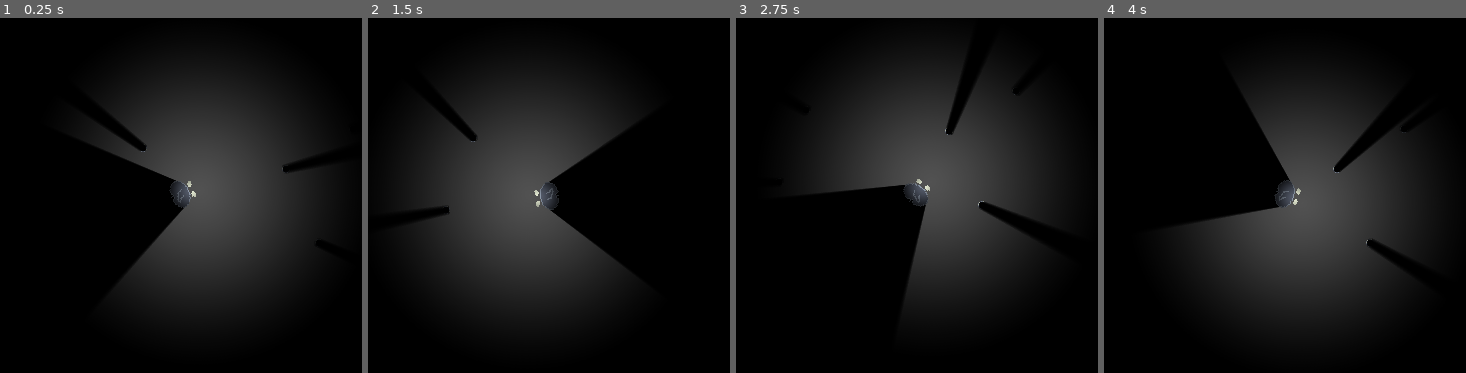
Above: before the commit, frames 1-4 (left to right).
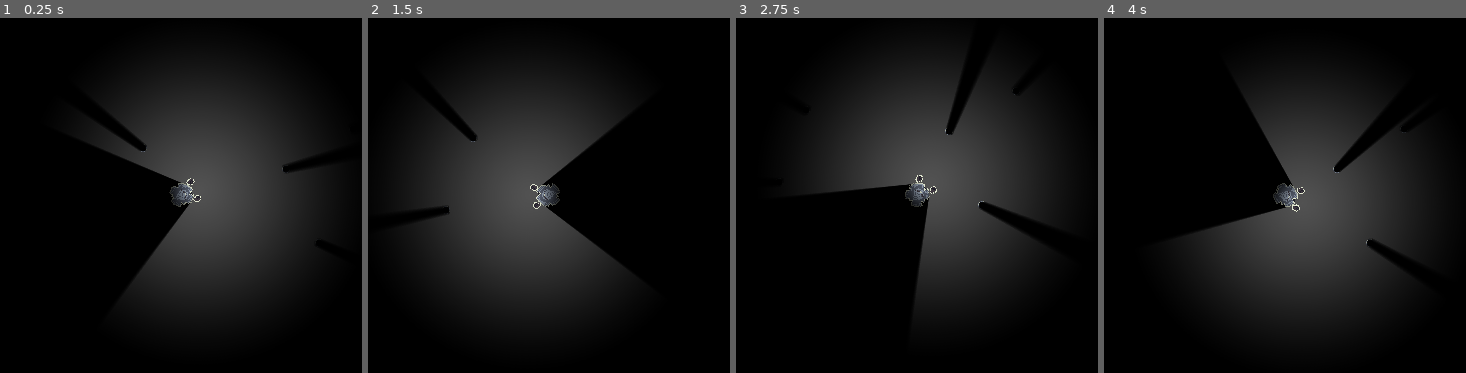
Above: after the commit, the same moments.

Repository: shamotte/PSJ15
Game: Godot game, scene res://adventure/scenes/world.tscn
Same seed, same stepped clock (60 frames per second), same inputs: the game is played once before the commit and once after it. This scene is started directly instead of the project's main scene.
Inputs (mouse positions are in pixels of both pictures, inside the frame that each line leads up to):
- Up to frame 1 (0.25 s): no input
- Up to frame 2 (1.5 s): tap Enter at 0.5 s; move the mouse to (690, 177) at 0.52 s; hold Right (ui_right) 0.53-1.28 s; click (690, 177) at 0.6 s; move the mouse to (422, 213) at 1.27 s; hold Down (ui_down) from 1.28 s (still down); click (422, 213) at 1.35 s
- Up to frame 3 (2.75 s): move the mouse to (982, 117) at 2.02 s; release Down (ui_down) at 2.03 s; hold Right (ui_right) from 2.03 s (still down); click (982, 117) at 2.1 s
- Up to frame 4 (4 s): move the mouse to (1252, 266) at 2.77 s; release Right (ui_right) at 2.78 s; hold Up (ui_up) 2.78-3.53 s; click (1252, 266) at 2.85 s; move the mouse to (outside the picture) at 3.52 s; hold Left (ui_left) from 3.53 s (still down); click (outside the picture) at 3.6 s

The runs differ from the first frame. In frame 1, 0.7% of the frame differs, in the area x 33-56%, y 45-75%; in frame 2, 0.7%; in frame 3, 0.7%, in the area x 46-56%, y 44-79%; in frame 4, 0.7%.

Commit message:
Player character Animation

Diff:
--- /dev/null
+++ b/adventure/components/comp_animator.tscn
@@ -0,0 +1,19 @@
+[gd_scene load_steps=2 format=3 uid="uid://dodxsjdcf827i"]
+
+[sub_resource type="GDScript" id="GDScript_2ole3"]
+script/source = "extends Node2D
+
+@export var animation_player : Node
+
+# Called when the node enters the scene tree for the first time.
+func _ready():
+	animation_player.play(\"idle\")
+
+
+# Called every frame. 'delta' is the elapsed time since the previous frame.
+func _process(delta):
+	pass
+"
+
+[node name="CompAnimator" type="Node2D"]
+script = SubResource("GDScript_2ole3")
--- a/adventure/objects/character.tscn
+++ b/adventure/objects/character.tscn
@@ -1,13 +1,14 @@
-[gd_scene load_steps=7 format=3 uid="uid://dulcf8h1hbabn"]
+[gd_scene load_steps=12 format=3 uid="uid://dulcf8h1hbabn"]
 
 [ext_resource type="Script" path="res://adventure/scripts/character.gd" id="1_0ax45"]
-[ext_resource type="Texture2D" uid="uid://dwh7ujjk3f25g" path="res://adventure/sprites/rizzard.png" id="2_50jv0"]
+[ext_resource type="Texture2D" uid="uid://cbmrkxk1xa53j" path="res://adventure/sprites/leather_hand2.png" id="2_1cqtu"]
+[ext_resource type="Texture2D" uid="uid://dyeih6h3xvi14" path="res://adventure/sprites/rizzard2.png" id="3_u1jc7"]
 
 [sub_resource type="CircleShape2D" id="CircleShape2D_gx2d2"]
 radius = 8.0
 
 [sub_resource type="OccluderPolygon2D" id="OccluderPolygon2D_3e8mx"]
-polygon = PackedVector2Array(5, -10, 7, -6, 8, -4, 8, 2, 7, 4, 6, 7, 5, 8, 4, 10, 2, 11, 0, 12, -3, 11, -5, 10, -6, 8, -7, 7, -8, 4, -8, 2, -7, 1, -6, 0, -6, -1, -7, -2, -7, -4, -8, -7, -7, -9, -6, -10, -5, -12, -3, -13, -1, -14, 2, -13, 4, -12)
+polygon = PackedVector2Array(6, -10, 9, -7, 12, -4, 11, 2, 11, 6, 9, 8, 7, 10, 4, 11, 2, 11, 0, 11, -3, 10, -5, 11, -7, 9, -9, 7, -11, 4, -11, 2, -10, 1, -8, 0, -8, -1, -9, -2, -8, -4, -9, -7, -7, -9, -6, -10, -5, -11, -3, -11, -2, -11, 2, -12, 4, -11)
 
 [sub_resource type="Gradient" id="Gradient_sr5pj"]
 interpolation_mode = 2
@@ -19,16 +20,116 @@
 fill = 1
 fill_from = Vector2(0.5, 0.5)
 
+[sub_resource type="Animation" id="Animation_kuk7j"]
+resource_name = "idle"
+length = 2.0
+tracks/0/type = "value"
+tracks/0/imported = false
+tracks/0/enabled = true
+tracks/0/path = NodePath("LeftHand:position")
+tracks/0/interp = 1
+tracks/0/loop_wrap = true
+tracks/0/keys = {
+"times": PackedFloat32Array(0, 1, 2),
+"transitions": PackedFloat32Array(1, 1, 1),
+"update": 0,
+"values": [Vector2(14, -9), Vector2(13, -9), Vector2(14, -9)]
+}
+tracks/1/type = "value"
+tracks/1/imported = false
+tracks/1/enabled = true
+tracks/1/path = NodePath("RightHand:position")
+tracks/1/interp = 1
+tracks/1/loop_wrap = true
+tracks/1/keys = {
+"times": PackedFloat32Array(0, 1, 2),
+"transitions": PackedFloat32Array(1, 1, 1),
+"update": 0,
+"values": [Vector2(14, 10), Vector2(13, 10), Vector2(14, 10)]
+}
+
+[sub_resource type="Animation" id="Animation_b8gik"]
+resource_name = "moving"
+tracks/0/type = "value"
+tracks/0/imported = false
+tracks/0/enabled = true
+tracks/0/path = NodePath("LeftHand:position")
+tracks/0/interp = 1
+tracks/0/loop_wrap = true
+tracks/0/keys = {
+"times": PackedFloat32Array(0, 0.5, 1),
+"transitions": PackedFloat32Array(1, 1, 1),
+"update": 0,
+"values": [Vector2(15, -9), Vector2(4, -9), Vector2(15, -9)]
+}
+tracks/1/type = "value"
+tracks/1/imported = false
+tracks/1/enabled = true
+tracks/1/path = NodePath("RightHand:position")
+tracks/1/interp = 1
+tracks/1/loop_wrap = true
+tracks/1/keys = {
+"times": PackedFloat32Array(0, 0.5, 1),
+"transitions": PackedFloat32Array(1, 1, 1),
+"update": 0,
+"values": [Vector2(5, 10), Vector2(15, 10), Vector2(5, 10)]
+}
+
+[sub_resource type="Animation" id="Animation_j2khf"]
+resource_name = "gathering"
+length = 2.5
+tracks/0/type = "value"
+tracks/0/imported = false
+tracks/0/enabled = true
+tracks/0/path = NodePath("LeftHand:position")
+tracks/0/interp = 1
+tracks/0/loop_wrap = true
+tracks/0/keys = {
+"times": PackedFloat32Array(0, 0.5, 0.7, 1, 1.3, 1.5, 1.8, 2, 2.5),
+"transitions": PackedFloat32Array(1, 1, 1, 1, 1, 1, 1, 1, 1),
+"update": 0,
+"values": [Vector2(16, -8), Vector2(17, -4), Vector2(17, -3), Vector2(17, -4), Vector2(17, -3), Vector2(17, -4), Vector2(17, -3), Vector2(17, -4), Vector2(16, -8)]
+}
+tracks/1/type = "value"
+tracks/1/imported = false
+tracks/1/enabled = true
+tracks/1/path = NodePath("RightHand:position")
+tracks/1/interp = 1
+tracks/1/loop_wrap = true
+tracks/1/keys = {
+"times": PackedFloat32Array(0, 0.5, 0.7, 1, 1.3, 1.5, 1.8, 2, 2.5),
+"transitions": PackedFloat32Array(1, 1, 1, 1, 1, 1, 1, 1, 1),
+"update": 0,
+"values": [Vector2(16, 9), Vector2(17, 5), Vector2(17, 4), Vector2(17, 5), Vector2(17, 4), Vector2(17, 5), Vector2(17, 4), Vector2(17, 5), Vector2(16, 9)]
+}
+
+[sub_resource type="AnimationLibrary" id="AnimationLibrary_s8jga"]
+_data = {
+"gathering": SubResource("Animation_j2khf"),
+"idle": SubResource("Animation_kuk7j"),
+"moving": SubResource("Animation_b8gik")
+}
+
 [node name="CharacterBody2D" type="CharacterBody2D"]
 motion_mode = 1
 script = ExtResource("1_0ax45")
 
+[node name="RightHand" type="Sprite2D" parent="."]
+position = Vector2(16, 9)
+rotation = 1.5708
+texture = ExtResource("2_1cqtu")
+
+[node name="LeftHand" type="Sprite2D" parent="."]
+position = Vector2(16, -8)
+rotation = 1.5708
+scale = Vector2(-1, 1)
+texture = ExtResource("2_1cqtu")
+
 [node name="Rizzard" type="Sprite2D" parent="."]
 light_mask = 2
 texture_filter = 1
-position = Vector2(3, -2)
 rotation = 1.5708
-texture = ExtResource("2_50jv0")
+texture = ExtResource("3_u1jc7")
 
 [node name="CollisionShape2D" type="CollisionShape2D" parent="."]
 shape = SubResource("CircleShape2D_gx2d2")
@@ -38,6 +139,11 @@
 
 [node name="PointLight2D" type="PointLight2D" parent="."]
 light_mask = 2
-position = Vector2(11, 0)
+position = Vector2(11, 1)
 range_item_cull_mask = 2
 texture = SubResource("GradientTexture2D_caqlq")
+
+[node name="AnimationPlayer" type="AnimationPlayer" parent="."]
+libraries = {
+"": SubResource("AnimationLibrary_s8jga")
+}
--- a/adventure/scripts/character.gd
+++ b/adventure/scripts/character.gd
@@ -4,7 +4,8 @@
 const SPEED = 300.0
 const JUMP_VELOCITY = -400.0
 
-
+func _ready():
+	$AnimationPlayer.play("idle")
 
 func _physics_process(delta):
 	# Add the gravity.
--- a/scenes/crafting.tscn
+++ b/scenes/crafting.tscn
@@ -1,10 +1,10 @@
 [gd_scene load_steps=8 format=3 uid="uid://cg3bu75mmymrk"]
 
 [ext_resource type="Texture2D" uid="uid://cs0ye4h4xqyfu" path="res://icon.svg" id="1_syg5d"]
-[ext_resource type="Texture2D" uid="uid://drbv7s7c825ih" path="res://sprites/very_bad_table.png" id="1_ts6cc"]
+[ext_resource type="Texture2D" uid="uid://drbv7s7c825ih" path="res://Table/sprites/very_bad_table.png" id="1_ts6cc"]
 [ext_resource type="PackedScene" uid="uid://c3qdu6uy0j81c" path="res://components/comp_grabbable.tscn" id="2_sc6fj"]
 [ext_resource type="PackedScene" uid="uid://djvc41klqcjrg" path="res://components/comp_lightemitter.tscn" id="3_eylyq"]
-[ext_resource type="PackedScene" uid="uid://l3u3jexjoacx" path="res://scenes/journal.tscn" id="4_igplr"]
+[ext_resource type="PackedScene" path="res://scenes/journal.tscn" id="4_igplr"]
 
 [sub_resource type="CircleShape2D" id="CircleShape2D_vcrwm"]
 radius = 80.0
Renamed: sprites/candle.png -> Table/sprites/candle.png
Not shown, changed: Table/sprites/candle.png.import
Renamed: sprites/very_bad_table.png -> Table/sprites/very_bad_table.png
Not shown, changed: Table/sprites/very_bad_table.png.import
Renamed: sprites/Leather_hand3.png -> adventure/sprites/Leather_hand3.png
Not shown, changed: adventure/sprites/Leather_hand3.png.import
Renamed: sprites/eye_fruit.png -> adventure/sprites/eye_fruit.png
Not shown, changed: adventure/sprites/eye_fruit.png.import
Renamed: sprites/eye_fruit2.png -> adventure/sprites/eye_fruit2.png
Not shown, changed: adventure/sprites/eye_fruit2.png.import
Renamed: sprites/fallen_tree2.png -> adventure/sprites/fallen_tree2.png
Not shown, changed: adventure/sprites/fallen_tree2.png.import
(and 30 more such lines)
